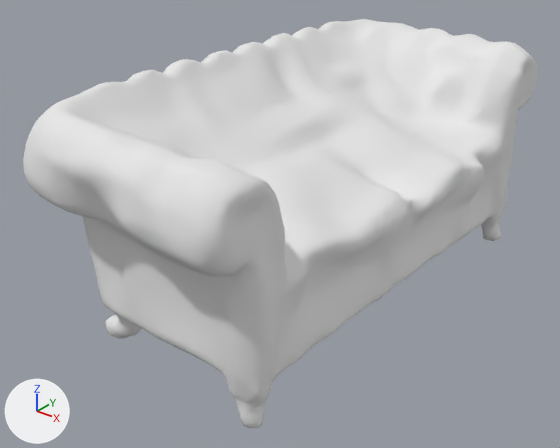
What one commit did to the OBJ model simulation/graphics/data/sofa.obj.
Both versions are drawn from a 50 mm camera at (0.946, -1.297, 0.665) aimed at (-0.029, -0.079, -0.09). Every picture has the same lights, and +X, +Y and +Z are marked at lower left. Where no turn or scale is listed for an object, it has been applied to the vertices.

Script lines for the objects in view, before the commit:
```python
me_sofa = bpy.data.meshes.new('sofa')
me_sofa.from_pydata(...)  # 20164 vertices, 40324 faces; spans x -0.283..0.283, y -0.6..0.6, z -0.268..0.268
me_sofa.materials.append(mat_material_0)  # white #e7e7e7
ob_sofa = bpy.data.objects.new('sofa', me_sofa)
ob_sofa.location = (0.0, 0.0, 0.0)
```
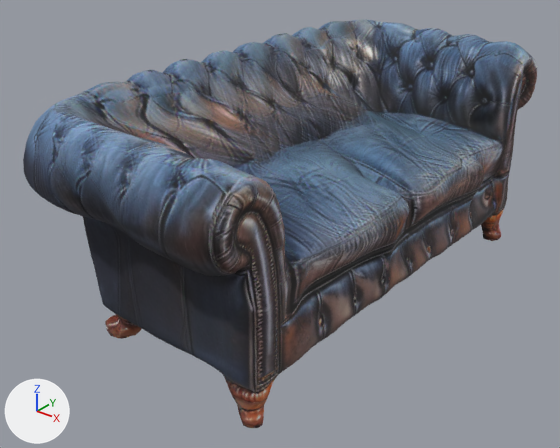
Commit message: 🛠️ **simulation/graphics/data/sofa.obj** -> Material name updated
🛠️ **simulation/graphics/env.js** -> Sofa model matrix adjusted

Changed parts and their boxes [x1, y1, x2, y2] in the pictures (560 x 448 px):
'sofa', recoloured
    both: [23, 19, 537, 428]

The change, as a list of edits to the scene's bpy script:
```text
Add img_sofa_jpg:
    img_sofa_jpg = load_image('sofa.jpg', 'sofa.jpg', 2048, 2048, 'sRGB')
Add mat_material:
    mat_material = principled_material('Material')
    mat_material.texture = img_sofa_jpg
    mat_material.roughness = 0.8
Change me_sofa:
    where me_sofa.from_pydata(...)  # 20164 vertices, 40324 faces; spans x -0.283..0.283, y -0.6..0.6, z -0.268..0.268
    remove me_sofa.materials.append(mat_material_0)  # white #e7e7e7
    add me_sofa.materials.append(mat_material)  # picture img_sofa_jpg
```
